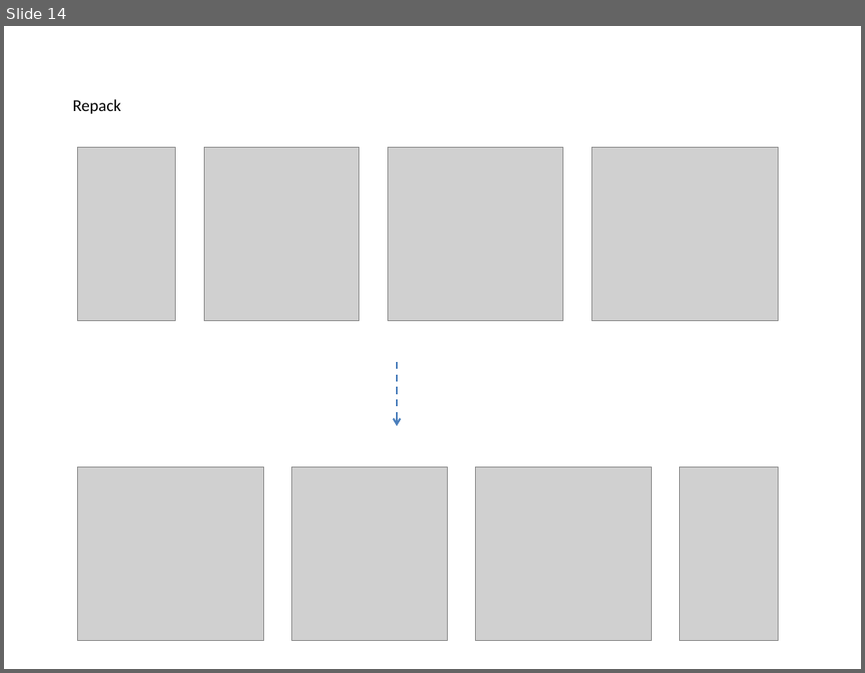
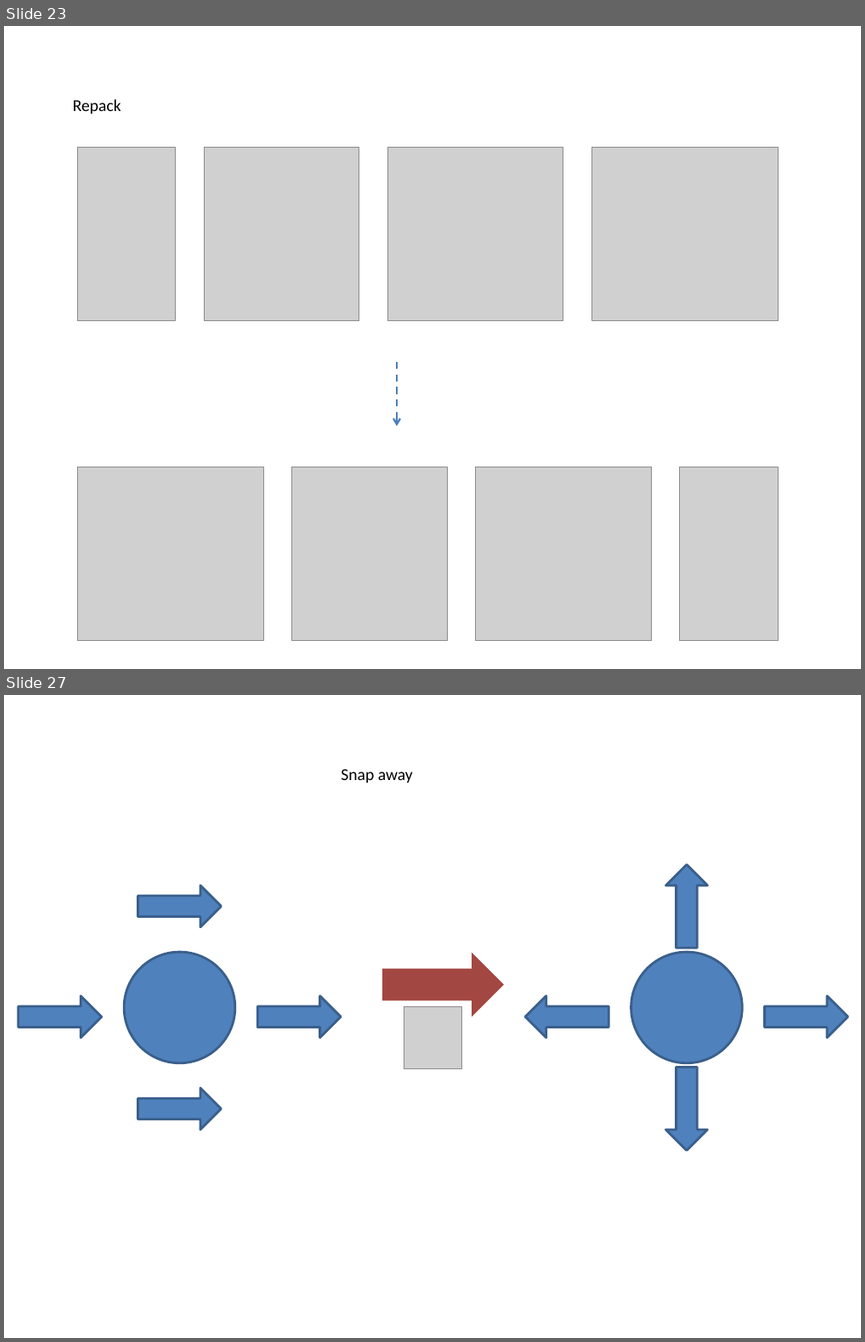
Before and after one commit to PowerPointLabs/PowerPointLabs, a slide deck: doc/Examples-PositionsLab.pptx. Shown one above the other, each under a label of ours: slide 14 before the commit, slides 23 and 27 after it; the slides between them are not shown. The pictures are 865x673 and 865x1342 pixels, drawn with LibreOffice and Linux fonts; fonts in the diff are those of the drawing; grey boxes stand for pictures. Boxes give left, top, right and bottom in pixels: in the first picture for what was removed or moved away, otherwise in the second. Text is boxed around its words. In the diff, an @@ line names an element or a change of style, - is before the commit and + after.

```diff
--- a/doc/Examples-PositionsLab.pptx
+++ b/doc/Examples-PositionsLab.pptx
@@ slide 27 added at (x1=4, y1=695, x2=861, y2=1338), background #FFFFFF @@
@@ text added at (x1=341, y1=769, x2=413, y2=783), 14 pt, text #000000 @@
+Snap away
@@ right arrow added at (x1=665, y1=865, x2=708, y2=947), fill #4F81BD, outline #3A5F8C 2 pt @@
@@ right arrow added at (x1=137, y1=885, x2=221, y2=927), fill #4F81BD, outline #3A5F8C 2 pt @@
@@ ellipse added at (x1=124, y1=952, x2=235, y2=1063), fill #4F81BD, outline #3A5F8C 2 pt @@
@@ down arrow added at (x1=382, y1=953, x2=504, y2=1017), fill #A34742 @@
@@ ellipse added at (x1=631, y1=952, x2=743, y2=1063), fill #4F81BD, outline #3A5F8C 2 pt @@
@@ right arrow added at (x1=18, y1=996, x2=102, y2=1038), fill #4F81BD, outline #3A5F8C 2 pt @@
@@ right arrow added at (x1=257, y1=996, x2=341, y2=1038), fill #4F81BD, outline #3A5F8C 2 pt @@
@@ right arrow added at (x1=525, y1=996, x2=608, y2=1038), fill #4F81BD, outline #3A5F8C 2 pt @@
@@ right arrow added at (x1=765, y1=996, x2=848, y2=1038), fill #4F81BD, outline #3A5F8C 2 pt @@
@@ picture added at (x1=404, y1=1006, x2=461, y2=1068) @@
@@ right arrow added at (x1=665, y1=1066, x2=708, y2=1150), fill #4F81BD, outline #3A5F8C 2 pt @@
@@ right arrow added at (x1=137, y1=1088, x2=221, y2=1129), fill #4F81BD, outline #3A5F8C 2 pt @@
@@ what was slide 14 is now slide 23 @@
```
Also in this commit, not shown: 1 slide changed, 12 other slides added, 2 slides removed.
